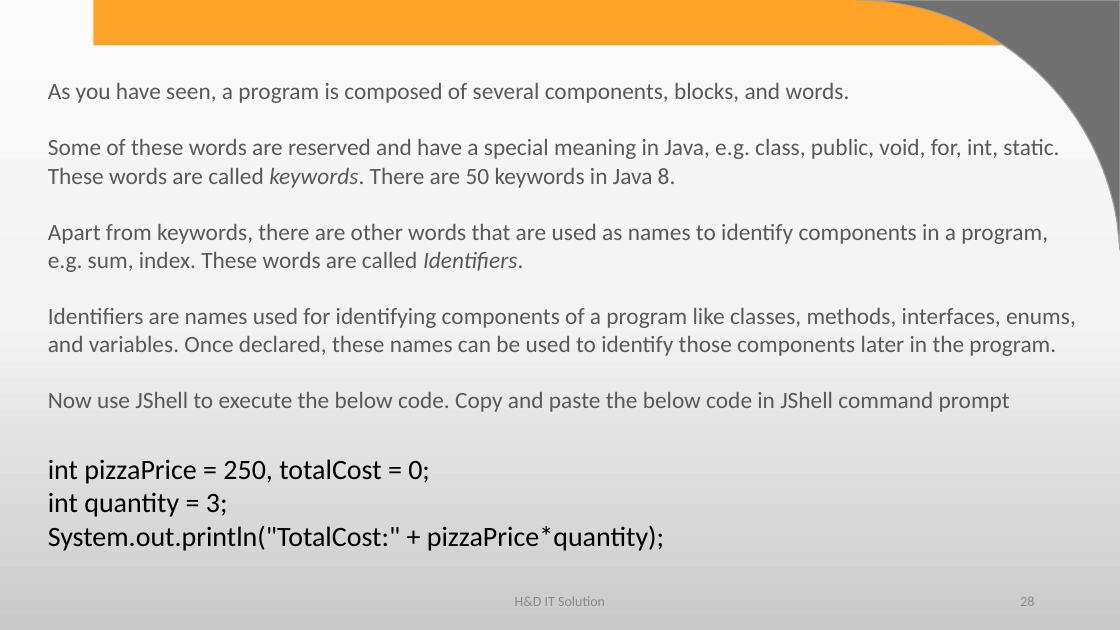
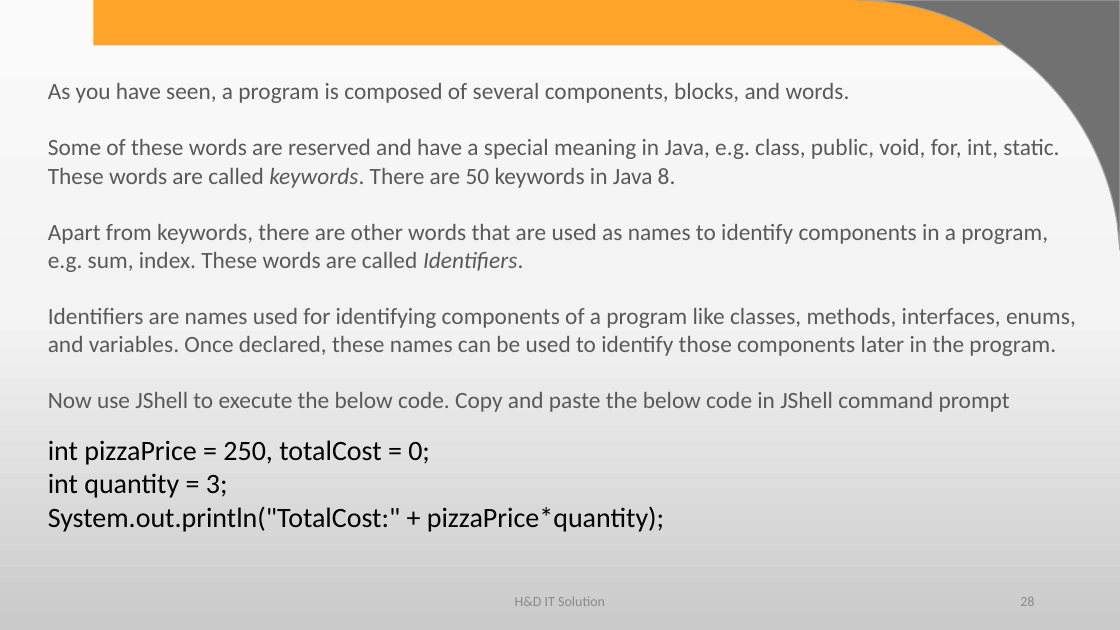
Before and after one commit to harshadasawant/infinite_code, a slide deck: slide 28 of ppt/JAVA syllabus.pptx. Drawn at 1120x630 pixels with LibreOffice and Linux fonts; fonts in the diff are those of the drawing; background and template pictures are left out. Boxes give left, top, right and bottom in pixels: in the first picture for what was removed or moved away, otherwise in the second. Text is boxed around its words. In the diff, an @@ line names an element or a change of style, - is before the commit and + after.

```diff
--- a/ppt/JAVA syllabus.pptx
+++ b/ppt/JAVA syllabus.pptx
@@ text "int pizzaPrice = 250, totalCost ..." moved from (x1=48, y1=459, x2=664, y2=551) to (x1=48, y1=440, x2=664, y2=532) @@
```
Also in this commit, not shown: 4 other slides changed, 53 slides added, 8 other files.
